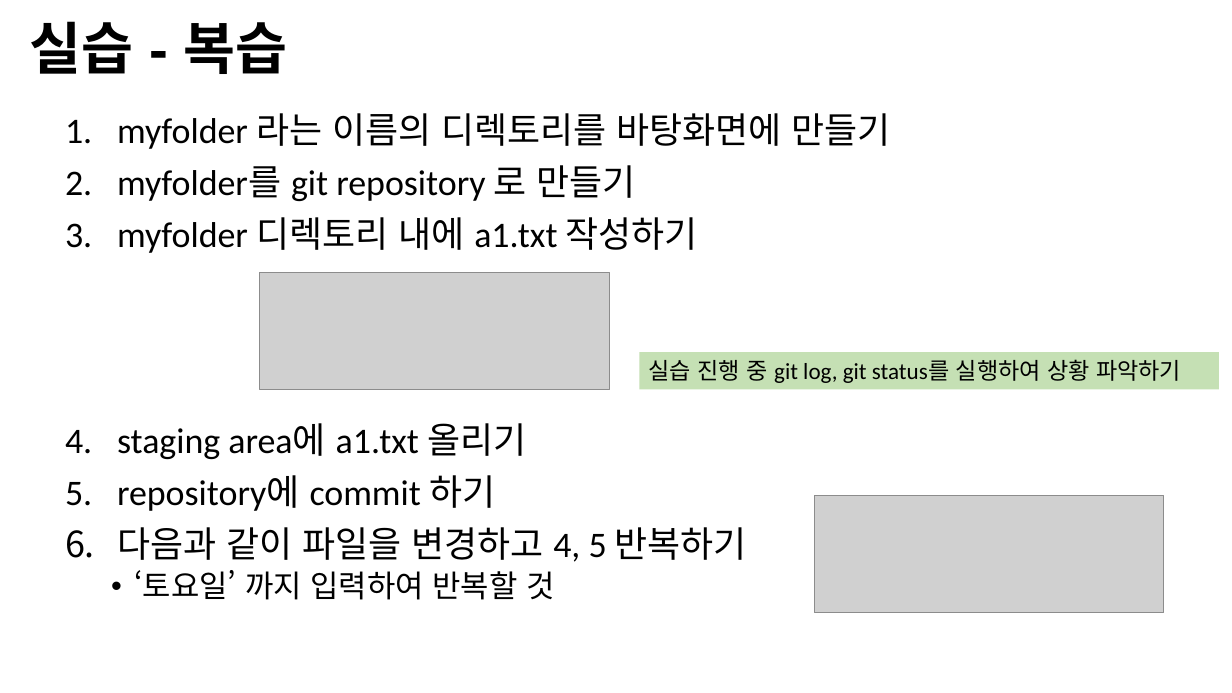
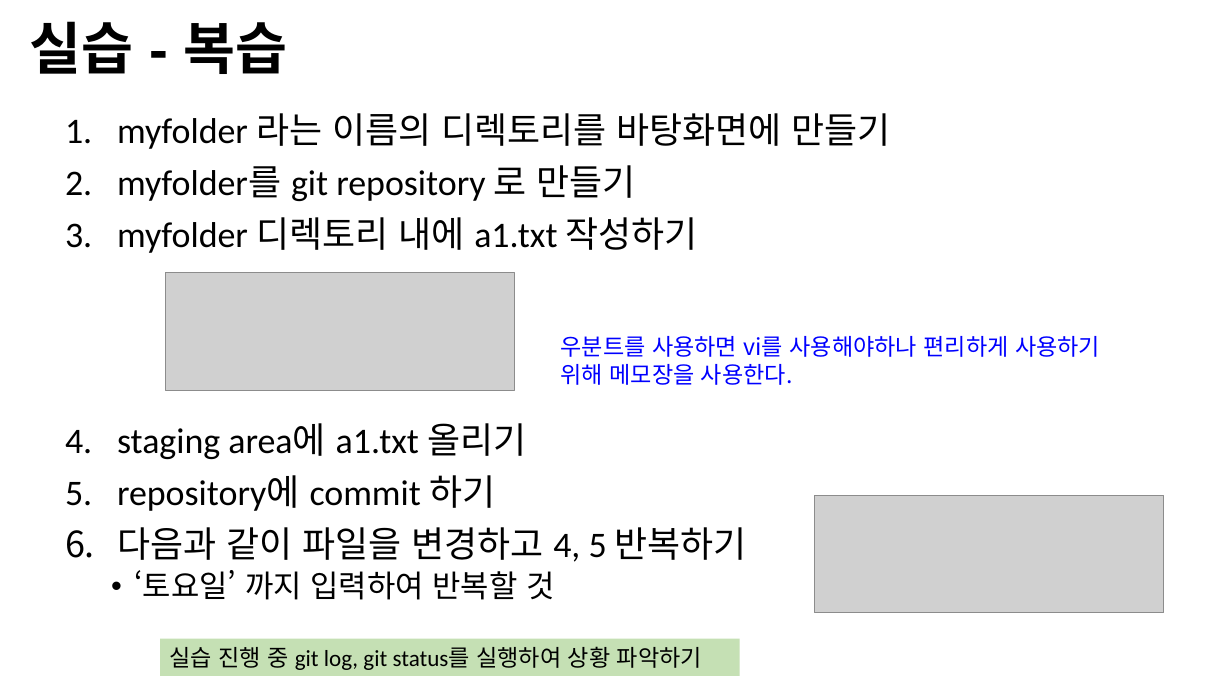
Before and after one commit to Open-Source-Programming/OpenSource-Lec, a slide deck: slide 3 of 07-Git2.pptx. Drawn at 1232x693 pixels with LibreOffice and Linux fonts; fonts in the diff are those of the drawing; grey boxes stand for pictures; background and template pictures are left out. Boxes give left, top, right and bottom in pixels: in the first picture for what was removed or moved away, otherwise in the second. Text is boxed around its words. In the diff, an @@ line names an element or a change of style, - is before the commit and + after.

```diff
--- a/07-Git2.pptx
+++ b/07-Git2.pptx
@@ picture: place and size @@
-picture at box(260, 272, 609, 389)
+picture at box(165, 273, 515, 390)
@@ text added at box(561, 336, 1100, 385), 18 pt, text #0000FF @@
+우분트를 사용하면 vi를 사용해야하나 편리하게 사용하기 위해 메모장을 사용한다.
@@ rectangle "실습 진행 중 git log, ...": place and size @@
-rectangle "실습 진행 중 git log, ..." at box(640, 352, 1219, 389)
+rectangle "실습 진행 중 git log, ..." at box(160, 639, 739, 676)
```
Also in this commit, not shown: 13 other slides changed, 1 slide added, 1 other file.
